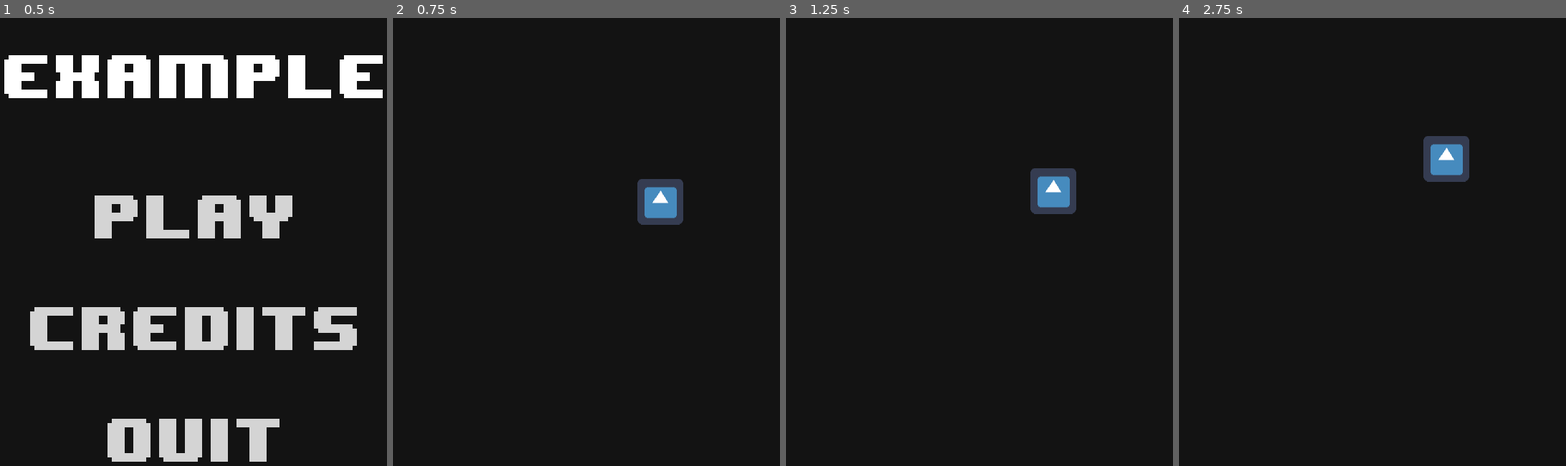
Above: before the commit, frames 1-4 (left to right).
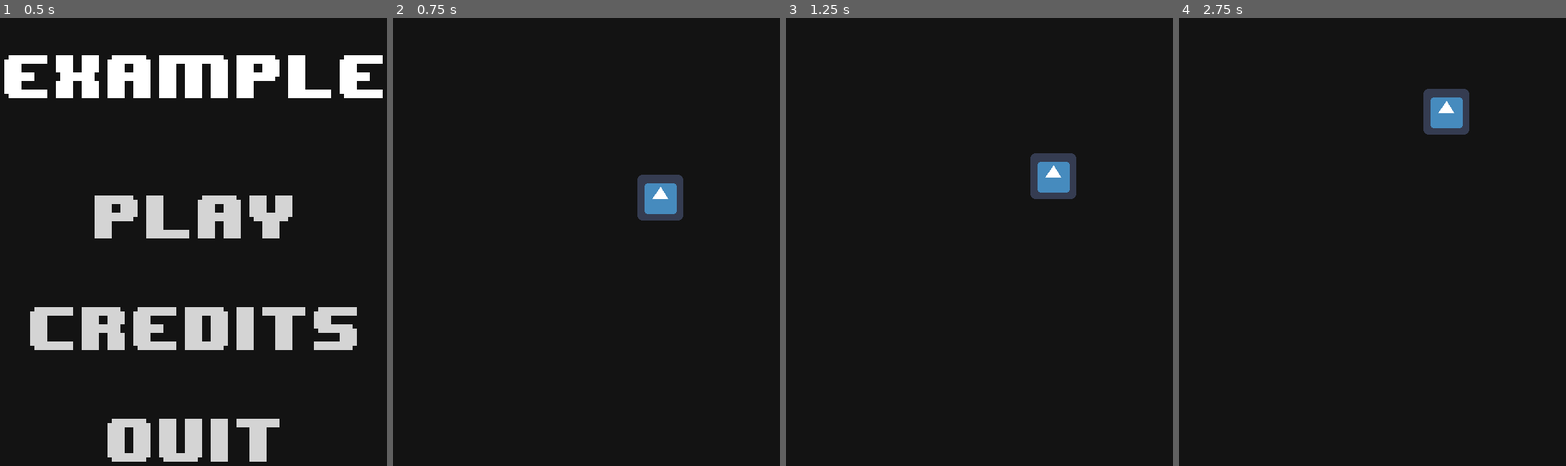
Above: after the commit, the same moments.

Repository: ljhs-games/week-76
Game: Godot game, scene res://scenes/TitleScreen.tscn
The game is run twice, just before and just after one commit, with the same random seed, the same clock (stepped at 60 frames per second) and the same inputs. The engine's default icon, where the game draws it, is replaced by a stand-in: a white triangle on a blue panel in a dark square.
Inputs:
- Up to frame 1 (0.5 s): no input
- Up to frame 2 (0.75 s): click "Play" at 0.5 s
- Up to frame 3 (1.25 s): no input
- Up to frame 4 (2.75 s): no input

Frame 1 is identical in both runs. In frame 2, 0.5% of the frame differs, in the area x 63-75%, y 34-47%; in frame 3, 1.2%; in frame 4, 2.4%, in the area x 63-75%, y 15-37%.
Error before the commit: Parse Error: Can't assign a new value to a constant. (res://scenes/Game.gd:5)

Commit message:
Edited Game State and Demon nodes

Diff:
--- a/src/scenes/Demon.gd
+++ b/src/scenes/Demon.gd
@@ -1,8 +1,11 @@
 extends Area2D
-signal lose_point
+
+const move_speed = -1
+const damage = 1
 
 func _process(delta):
-	move_local_y(-.5)
-	if position.y <= 20:
+	global_position.y += move_speed
+	if global_position.y <= 20:
 		queue_free()
-		emit_signal("lose_point")
+		var health = get_parent().max_health
+		health -= damage
--- /dev/null
+++ b/src/scenes/Game State.gd
@@ -0,0 +1,2 @@
+extends Node2D
+const max_health = 100
--- a/src/scenes/Game.gd
+++ /dev/null
@@ -1,6 +0,0 @@
-extends Node2D
-const health = 100
-
-func _on_Demon_lose_point():
-	health = health - 1
-	print(health)
--- a/src/scenes/Game.tscn
+++ b/src/scenes/Game.tscn
@@ -1,6 +1,6 @@
 [gd_scene load_steps=6 format=2]
 
-[ext_resource path="res://scenes/Game.gd" type="Script" id=1]
+[ext_resource path="res://scenes/Game State.gd" type="Script" id=1]
 [ext_resource path="res://nodes/escape-listener/EscapeListener.tscn" type="PackedScene" id=2]
 [ext_resource path="res://scenes/Demon.gd" type="Script" id=3]
 [ext_resource path="res://icon.png" type="Texture" id=4]
@@ -48,5 +48,3 @@
 [node name="Sprite" type="Sprite" parent="Demon" index="1"]
 
 texture = ExtResource( 4 )
-
-[connection signal="lose_point" from="Demon" to="." method="_on_Demon_lose_point"]
